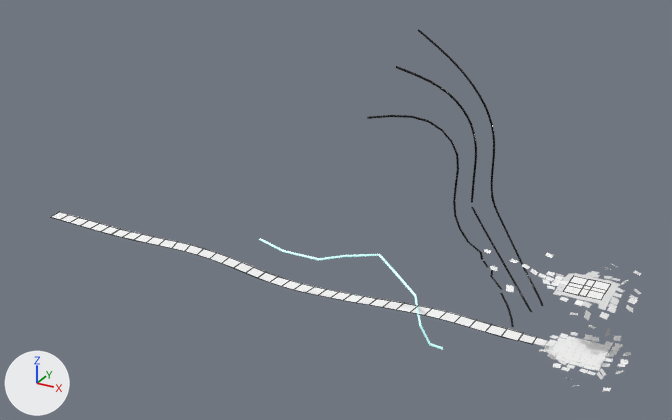
The Blender file Assets/Models/Environment/Scenes/Tutorial/tutorial_islandStart.blend, before and after one commit.
Before and after are seen from a 50 mm camera at (23.5, -111.8, 69.1) aimed at (-41.5, 6.3, 10.1). The axes (+X, +Y, +Z) are drawn at lower left. The lights are the same throughout. Mesh edges are drawn as thin lines on the coarser meshes.

Objects in the first picture: 'Start_island', 'Tile', 'Tile_path.001', 'Wire.002', 'Wire.003'.
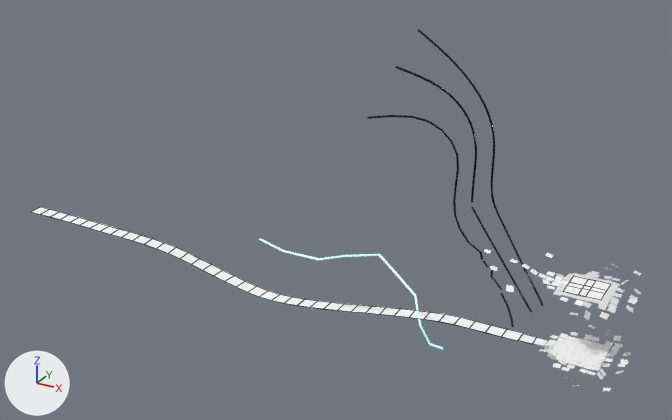
ob_beziercurve is not drawn itself; it is used by a modifier of ob_tile_path_001.

Where the change shows, as pixel boxes (x1, y1, x2, y2) in the pictures (672 x 420 px):
'Tile_path.001', reshaped: before (51, 212, 523, 341); after (31, 207, 523, 341)

The change, as a list of edits to the scene's bpy script:
```text
Change cu_beziercurve:
    remove _sp.bezier_points.foreach_set('co', [0.0, 0.0, 0.0, -8.16, 0.0623, -0.63, -19.71, 0.0453, -1.808, -32.03, -0.0838, -0.0605, -37.56, 0.0, 0.0])
    remove _sp.bezier_points.foreach_set('handle_left', [2.509, -0.00141, 0.0598, -3.804, 0.253, 0.019, -16.43, -0.307, -2.186, -25.5, -0.0838, -0.0605, -36.5, 0.0, 0.0])
    remove _sp.bezier_points.foreach_set('handle_right', [-3.644, 0.00205, -0.0869, -12.5, -0.128, -1.276, -26.17, 0.738, -1.065, -33.03, -0.0838, -0.0605, -38.49, 0.0, 0.0])
    remove for _p, _l, _r in zip(_sp.bezier_points, ['ALIGNED', 'ALIGNED', 'ALIGNED', 'ALIGNED', 'ALIGNED'], ['ALIGNED', 'ALIGNED', 'ALIGNED', 'ALIGNED', 'ALIGNED']): _p.handle_left_type = _l; _p.handle_right_type = _r
    _sp: cu_beziercurve.splines.new('BEZIER'); _sp.bezier_points.add(4) -> cu_beziercurve.splines.new('BEZIER'); _sp.bezier_points.add(5)
    add _sp.bezier_points.foreach_set('co', [0.0, 0.0, 0.0, -8.16, 0.0623, -0.63, -19.71, 0.0453, -1.808, -32.03, -0.0838, -0.0605, -35.63, 0.0, 0.0, -39.73, 0.0, 0.0])
    add _sp.bezier_points.foreach_set('handle_left', [2.509, -0.00141, 0.0598, -3.804, 0.253, 0.019, -16.43, -0.307, -2.186, -25.5, -0.0838, -0.0605, -34.57, 0.0, 0.0, -38.13, 0.0, 0.0])
    add _sp.bezier_points.foreach_set('handle_right', [-3.644, 0.00205, -0.0869, -12.5, -0.128, -1.276, -26.17, 0.738, -1.065, -33.03, -0.0838, -0.0605, -36.56, 0.0, 0.0, -42.2, 0.0, 0.0])
    add for _p, _l, _r in zip(_sp.bezier_points, ['ALIGNED', 'ALIGNED', 'ALIGNED', 'ALIGNED', 'ALIGNED', 'ALIGNED'], ['ALIGNED', 'ALIGNED', 'ALIGNED', 'ALIGNED', 'ALIGNED', 'ALIGNED']): _p.handle_left_type = _l; _p.handle_right_type = _r
Change ob_beziercurve:
    ob_beziercurve.rotation_euler: (0.785, 0.0, 0.0) -> (0.0, 0.0, 0.0)  # degrees (45, 0, 0) -> degrees (0, 0, 0)
```
